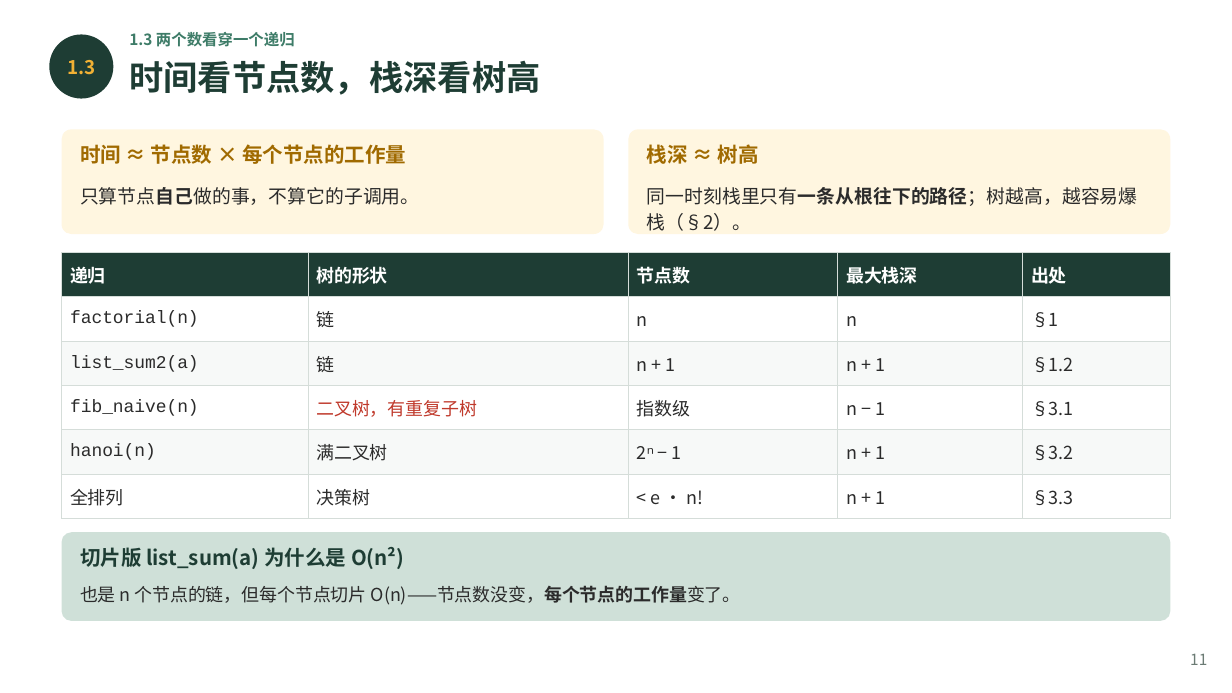
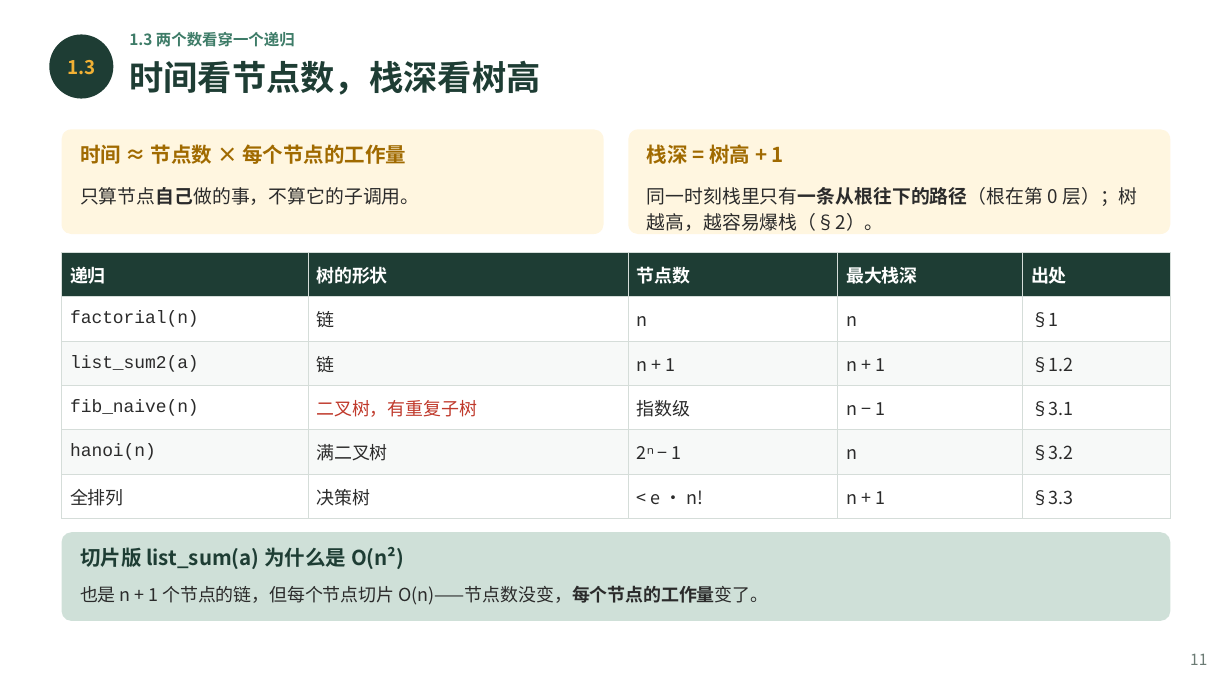
Before and after one commit to GMyhf/2026fall-cs101, a slide deck: slide 11 of courseware/202610_ADS_W08_Recursion.pptx. Drawn at 1232x693 pixels with LibreOffice and Linux fonts; fonts in the diff are those of the drawing. Boxes give left, top, right and bottom in pixels: in the first picture for what was removed or moved away, otherwise in the second. Text is boxed around its words. In the diff, an @@ line names an element or a change of style, - is before the commit and + after.

```diff
--- a/courseware/202610_ADS_W08_Recursion.pptx
+++ b/courseware/202610_ADS_W08_Recursion.pptx
@@ text at (x1=647, y1=144, x2=784, y2=164): text changed @@
-栈深 ≈ 树高
+栈深 = 树高 + 1
@@ text at (x1=647, y1=187, x2=1137, y2=231): text changed @@
-同一时刻栈里只有一条从根往下的路径；树越高，越容易爆栈（§2）。
+同一时刻栈里只有一条从根往下的路径（根在第 0 层）；树越高，越容易爆栈（§2）。
@@ table at (x1=62, y1=253, x2=1170, y2=510) @@
-row 5, column 4: n + 1
+row 5, column 4: n
@@ text at (x1=80, y1=585, x2=769, y2=605): text changed @@
-也是 n 个节点的链，但每个节点切片 O(n)——节点数没变，每个节点的工作量变了。
+也是 n + 1 个节点的链，但每个节点切片 O(n)——节点数没变，每个节点的工作量变了。
```
Also in this commit, not shown: 1 other slide changed, 11 other files.
